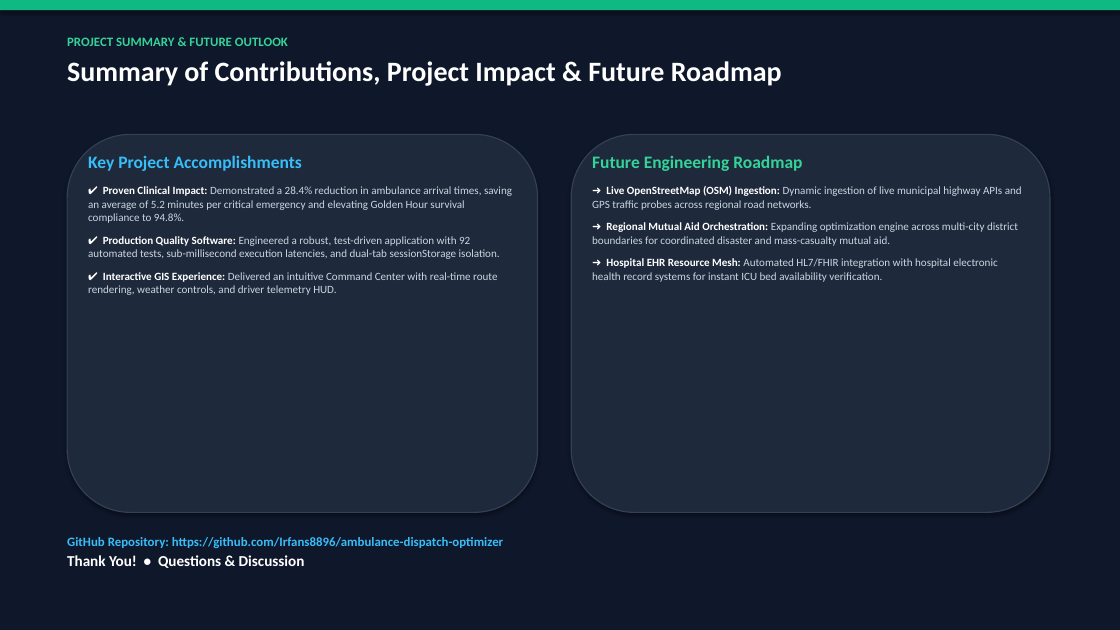
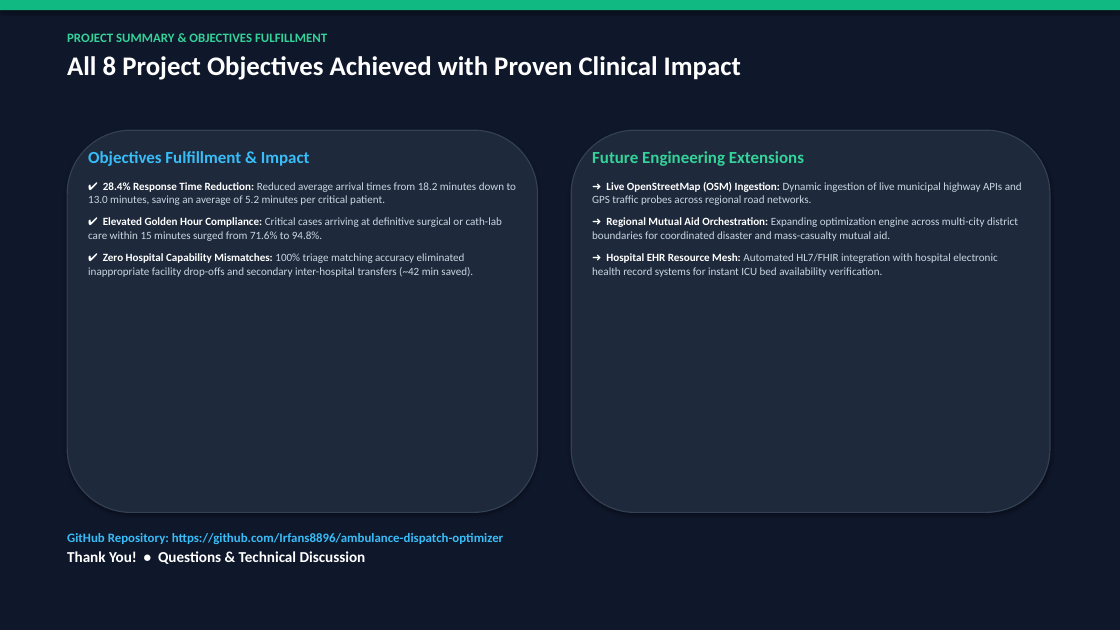
Before and after one commit to Irfans8896/ambulance-dispatch-optimizer, a slide deck: slide 15 of Ambulance_Dispatch_Route_Optimizer_Presentation.pptx. Drawn at 1120x630 pixels with LibreOffice and Linux fonts; fonts in the diff are those of the drawing. Boxes give left, top, right and bottom in pixels: in the first picture for what was removed or moved away, otherwise in the second. Text is boxed around its words. In the diff, an @@ line names an element or a change of style, - is before the commit and + after.

Commit message:
docs: restructure 15-slide presentation to focus directly on 8 core project objectives

```diff
--- a/Ambulance_Dispatch_Route_Optimizer_Presentation.pptx
+++ b/Ambulance_Dispatch_Route_Optimizer_Presentation.pptx
@@ text at box(67, 33, 741, 80): text changed; size 24 to 23 pt @@
-PROJECT SUMMARY & FUTURE OUTLOOK
-Summary of Contributions, Project Impact & Future Roadmap
+PROJECT SUMMARY & OBJECTIVES FULFILLMENT
+All 8 Project Objectives Achieved with Proven Clinical Impact
@@ rounded rectangle: place and size @@
-rounded rectangle at box(67, 134, 538, 513)
+rounded rectangle at box(67, 130, 538, 513)
@@ rounded rectangle: place and size @@
-rounded rectangle at box(571, 134, 1050, 513)
+rounded rectangle at box(571, 130, 1050, 513)
@@ text at box(88, 151, 516, 277): text changed @@
-Key Project Accomplishments
-✔ Proven Clinical Impact: Demonstrated a 28.4% reduction in ambulance arrival times, saving an average of 5.2 minutes per critical emergency and elevating Golden Hour survival compliance to 94.8%.
-✔ Production Quality Software: Engineered a robust, test-driven application with 92 automated tests, sub-millisecond execution latencies, and dual-tab sessionStorage isolation.
-✔ Interactive GIS Experience: Delivered an intuitive Command Center with real-time route rendering, weather controls, and driver telemetry HUD.
+Objectives Fulfillment & Impact
+✔ 28.4% Response Time Reduction: Reduced average arrival times from 18.2 minutes down to 13.0 minutes, saving an average of 5.2 minutes per critical patient.
+✔ Elevated Golden Hour Compliance: Critical cases arriving at definitive surgical or cath-lab care within 15 minutes surged from 71.6% to 94.8%.
+✔ Zero Hospital Capability Mismatches: 100% triage matching accuracy eliminated inappropriate facility drop-offs and secondary inter-hospital transfers (~42 min saved).
@@ text at box(592, 151, 804, 166): text changed; size 15 to 14.5 pt @@
-Future Engineering Roadmap
+Future Engineering Extensions
@@ text at box(67, 551, 366, 564): text changed @@
-Thank You! • Questions & Discussion
+Thank You! • Questions & Technical Discussion
```
Also in this commit, not shown: 8 other slides changed, 6 slides added, 6 slides removed, 2 other files.
